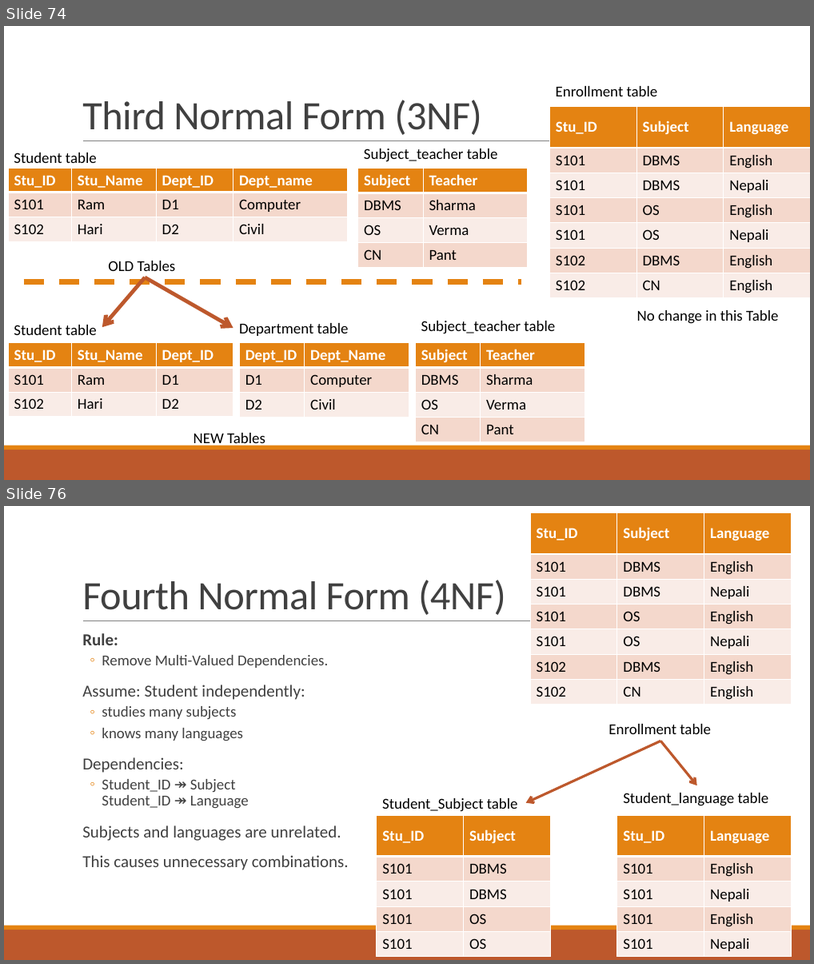
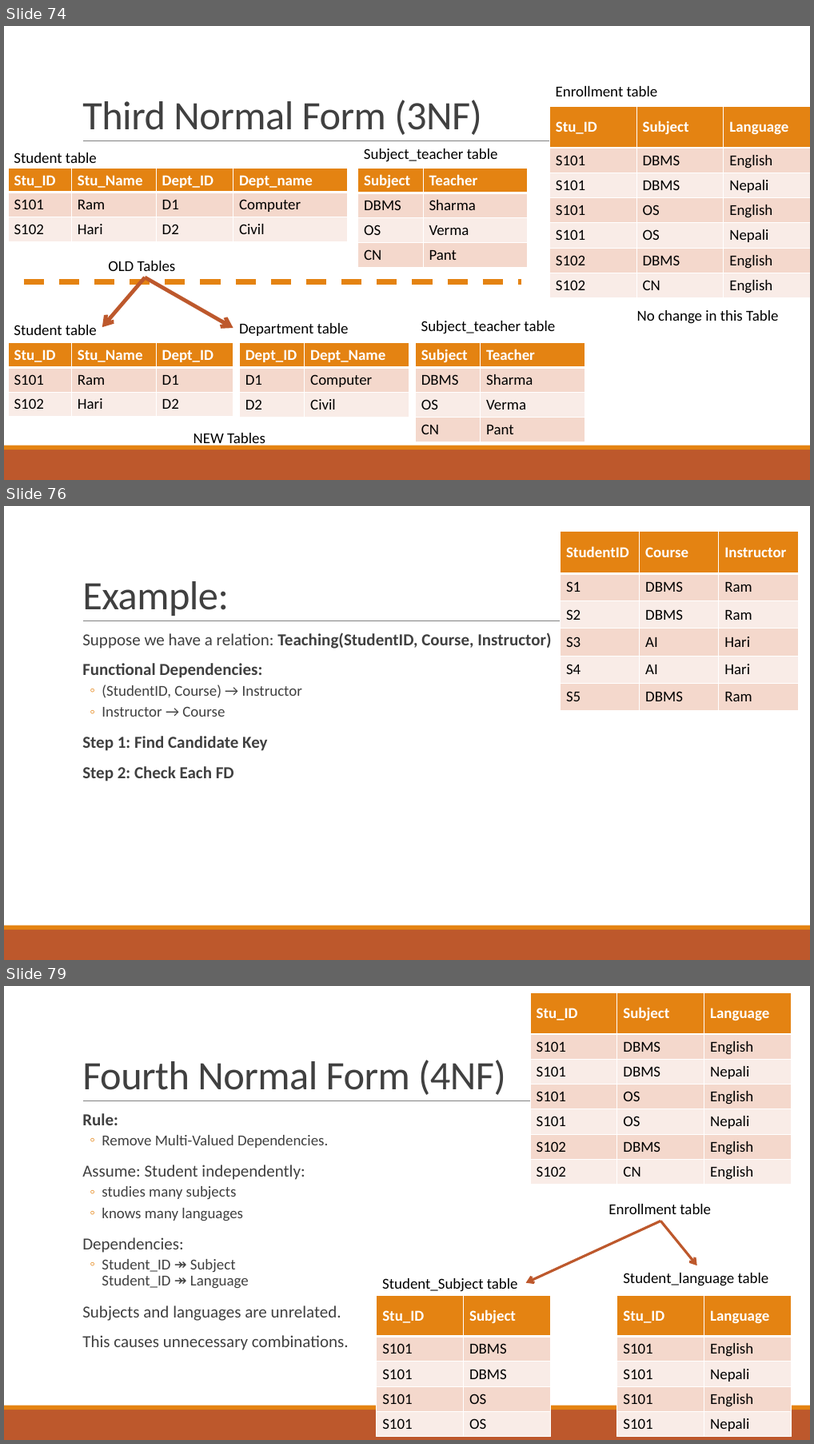
Before and after one commit to GajendraAwasthi/Pokhara-University-BCA-All-Semester-Notes-Codes, a slide deck: BCA 4th Semester/Database Management System/NOTES BY KAPIL/Unit 4 Relational Database Design.pptx. Shown one above the other, each under a label of ours: slides 74 and 76 before the commit, slides 74, 76 and 79 after it; the slides between them are not shown. The pictures are 814x964 and 814x1444 pixels, drawn with LibreOffice and Linux fonts; fonts in the diff are those of the drawing. Boxes give left, top, right and bottom in pixels: in the first picture for what was removed or moved away, otherwise in the second. Text is boxed around its words. In the diff, an @@ line names an element or a change of style, - is before the commit and + after.

```diff
--- a/BCA 4th Semester/Database Management System/NOTES BY KAPIL/Unit 4 Relational Database Design.pptx
+++ b/BCA 4th Semester/Database Management System/NOTES BY KAPIL/Unit 4 Relational Database Design.pptx
@@ slide 76 added at [4,506,810,960], background #FFFFFF; not listed: 3 template elements that a slide beside it also shows @@
@@ table added at [561,532,798,711], 6 rows, 3 columns @@
+StudentID | Course | Instructor
+S1 | DBMS | Ram
+S2 | DBMS | Ram
+S3 | AI | Hari
+S4 | AI | Hari
+S5 | DBMS | Ram
@@ title added at [82,581,229,616], 48 pt, text #404040 @@
+Example:
@@ text added at [82,632,551,781], 20 pt, text #404040, bold @@
+  Suppose we have a relation: Teaching(StudentID, Course, Instructor)
+  Functional Dependencies:
+  ◦ (StudentID, Course) → Instructor
+  ◦ Instructor → Course
+  Step 1: Find Candidate Key
+  Step 2: Check Each FD
@@ what was slide 76 is now slide 79 @@
```
Also in this commit, not shown: 5 slides changed, 12 other slides added, 1 slide removed, 3 other files.
